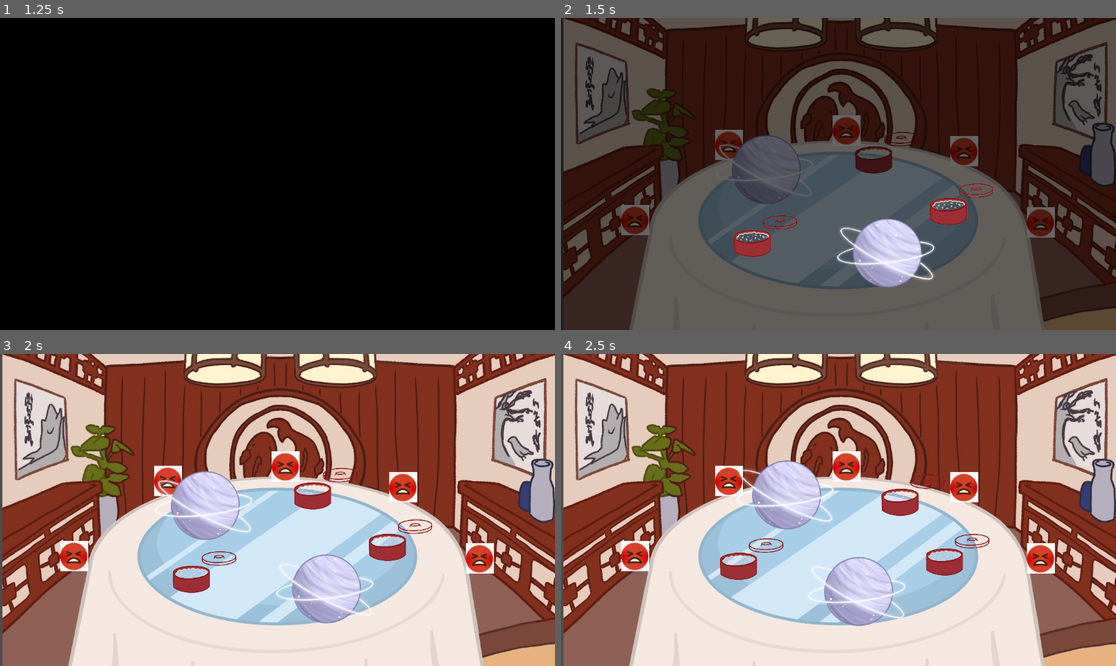
Above: before the commit, frames 1-4 (two rows, left to right).
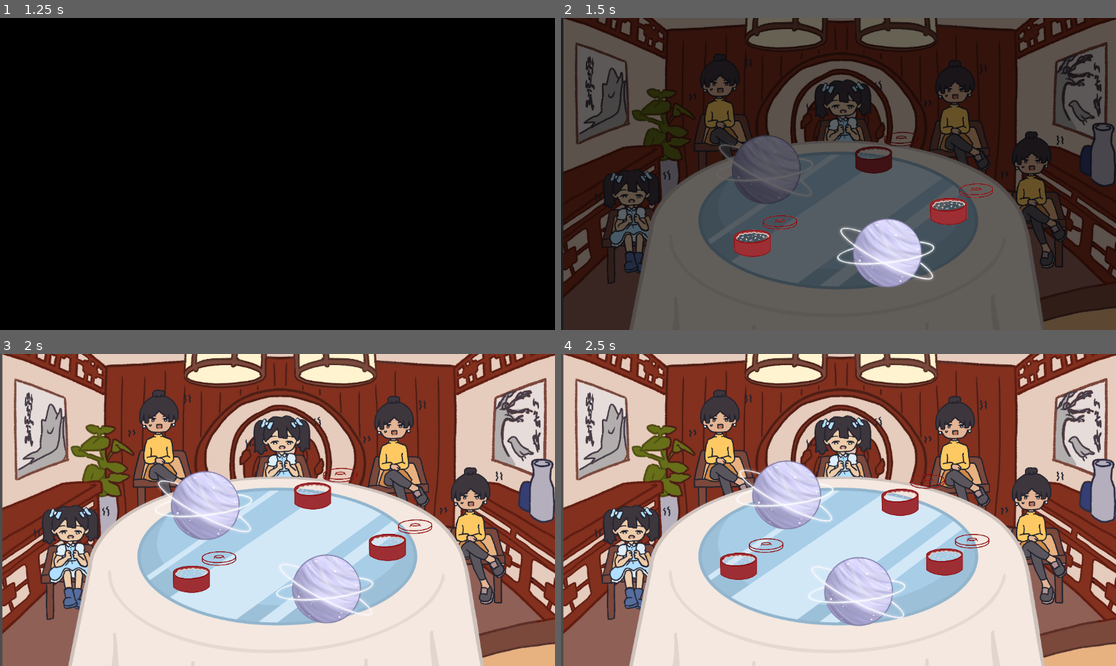
Above: after the commit, the same moments.

Repository: game-dev-besties/lupe_game
Game: Godot game, scene res://scenes/cutscene.tscn
The game is run twice, just before and just after one commit, with the same random seed, the same clock (stepped at 60 frames per second) and the same inputs.
Inputs (mouse positions are in pixels of both pictures, inside the frame that each line leads up to):
- Up to frame 1 (1.25 s): click "SKIP" at 0.5 s
- Up to frame 2 (1.5 s): click "SKIP" at 1.25 s
- Up to frame 3 (2 s): no input
- Up to frame 4 (2.5 s): tap Enter (ui_accept) at 2, 2.27 s; move the mouse to (960, 538) at 2.02 s; hold Right (ui_right) from 2.03 s (still down); click (960, 538) at 2.17 s

Frame 1 is identical in both runs. In frame 2, 8.7% of the frame differs, in the area x 6-92%, y 11-86%; in frame 3, 11%; in frame 4, 11%.

Commit message:
added way to change npc sprites

Diff:
--- a/scenes/NPC.tscn
+++ b/scenes/NPC.tscn
@@ -1,16 +1,92 @@
-[gd_scene load_steps=5 format=3 uid="uid://b6jq0f6yg0wuw"]
+[gd_scene load_steps=11 format=3 uid="uid://b6jq0f6yg0wuw"]
 
-[ext_resource type="Script" uid="uid://c20iiwfaxynah" path="res://scripts/npc.gd" id="1_mhefn"]
-[ext_resource type="Texture2D" uid="uid://ckocik50o6pwf" path="res://assets/neutral.png" id="2_jnjht"]
-[ext_resource type="Texture2D" uid="uid://bf1dcg1iv5e2p" path="res://assets/happy.png" id="3_7pv12"]
-[ext_resource type="Texture2D" uid="uid://y4pwcqo20c1q" path="res://assets/sad.png" id="4_x6c3r"]
+[ext_resource type="Script" path="res://scripts/npc.gd" id="1_mhefn"]
+[ext_resource type="Texture2D" uid="uid://nb76g4oh3qlu" path="res://assets/npc/girl1.png" id="2_bdcwd"]
+[ext_resource type="Texture2D" uid="uid://ksk0j7ukgjct" path="res://assets/npc/girl3.png" id="3_5h8ky"]
+
+[sub_resource type="AtlasTexture" id="AtlasTexture_e3sg1"]
+atlas = ExtResource("2_bdcwd")
+region = Rect2(523, 0, 523, 741)
+
+[sub_resource type="AtlasTexture" id="AtlasTexture_pstnc"]
+atlas = ExtResource("2_bdcwd")
+region = Rect2(0, 0, 523, 741)
+
+[sub_resource type="AtlasTexture" id="AtlasTexture_s88nh"]
+atlas = ExtResource("2_bdcwd")
+region = Rect2(1046, 0, 523, 741)
+
+[sub_resource type="AtlasTexture" id="AtlasTexture_0kijg"]
+atlas = ExtResource("3_5h8ky")
+region = Rect2(556, 0, 556, 1112)
+
+[sub_resource type="AtlasTexture" id="AtlasTexture_slxo7"]
+atlas = ExtResource("3_5h8ky")
+region = Rect2(0, 0, 556, 1112)
+
+[sub_resource type="AtlasTexture" id="AtlasTexture_y3obg"]
+atlas = ExtResource("3_5h8ky")
+region = Rect2(1112, 0, 556, 1112)
+
+[sub_resource type="SpriteFrames" id="SpriteFrames_efvhu"]
+animations = [{
+"frames": [{
+"duration": 1.0,
+"texture": SubResource("AtlasTexture_e3sg1")
+}],
+"loop": true,
+"name": &"girl1_happy",
+"speed": 5.0
+}, {
+"frames": [{
+"duration": 1.0,
+"texture": SubResource("AtlasTexture_pstnc")
+}],
+"loop": true,
+"name": &"girl1_neutral",
+"speed": 1.0
+}, {
+"frames": [{
+"duration": 1.0,
+"texture": SubResource("AtlasTexture_s88nh")
+}],
+"loop": true,
+"name": &"girl1_unhappy",
+"speed": 5.0
+}, {
+"frames": [{
+"duration": 1.0,
+"texture": SubResource("AtlasTexture_0kijg")
+}],
+"loop": true,
+"name": &"girl3_happy",
+"speed": 5.0
+}, {
+"frames": [{
+"duration": 1.0,
+"texture": SubResource("AtlasTexture_slxo7")
+}],
+"loop": true,
+"name": &"girl3_neutral",
+"speed": 5.0
+}, {
+"frames": [{
+"duration": 1.0,
+"texture": SubResource("AtlasTexture_y3obg")
+}],
+"loop": true,
+"name": &"girl3_unhappy",
+"speed": 5.0
+}]
 
 [node name="NPC" type="Node2D"]
-z_index = -2
+z_index = -1001
 z_as_relative = false
 script = ExtResource("1_mhefn")
-neutral_texture = ExtResource("2_jnjht")
-happy_texture = ExtResource("3_7pv12")
-unhappy_texture = ExtResource("4_x6c3r")
 
 [node name="Sprite2D" type="Sprite2D" parent="."]
+
+[node name="AnimatedSprite2D" type="AnimatedSprite2D" parent="."]
+scale = Vector2(0.4, 0.4)
+sprite_frames = SubResource("SpriteFrames_efvhu")
+animation = &"girl1_happy"
--- a/scenes/cutscene.tscn
+++ b/scenes/cutscene.tscn
@@ -125,9 +125,9 @@
 
 [sub_resource type="AnimationLibrary" id="AnimationLibrary_pduvj"]
 _data = {
-&"Cutscene1": SubResource("Animation_sp6f6"),
-&"RESET": SubResource("Animation_ho0y6"),
-&"stop": SubResource("Animation_kie4y")
+"Cutscene1": SubResource("Animation_sp6f6"),
+"RESET": SubResource("Animation_ho0y6"),
+"stop": SubResource("Animation_kie4y")
 }
 
 [sub_resource type="Animation" id="Animation_pk0x4"]
@@ -203,9 +203,9 @@
 
 [sub_resource type="AnimationLibrary" id="AnimationLibrary_ljsqd"]
 _data = {
-&"RESET": SubResource("Animation_pk0x4"),
-&"fade_in": SubResource("Animation_i0p51"),
-&"fade_out": SubResource("Animation_d6meh")
+"RESET": SubResource("Animation_pk0x4"),
+"fade_in": SubResource("Animation_i0p51"),
+"fade_out": SubResource("Animation_d6meh")
 }
 
 [node name="cutscene" type="Node2D"]
@@ -239,7 +239,7 @@
 
 [node name="AnimationPlayer" type="AnimationPlayer" parent="."]
 libraries = {
-&"": SubResource("AnimationLibrary_pduvj")
+"": SubResource("AnimationLibrary_pduvj")
 }
 
 [node name="Characters" type="Node2D" parent="."]
@@ -261,7 +261,7 @@
 
 [node name="AnimationPlayer" type="AnimationPlayer" parent="Transition"]
 libraries = {
-&"": SubResource("AnimationLibrary_ljsqd")
+"": SubResource("AnimationLibrary_ljsqd")
 }
 
 [node name="Skip" type="Button" parent="."]
--- a/scenes/game.tscn
+++ b/scenes/game.tscn
@@ -80,9 +80,9 @@
 
 [sub_resource type="AnimationLibrary" id="AnimationLibrary_ljsqd"]
 _data = {
-&"RESET": SubResource("Animation_pk0x4"),
-&"fade_in": SubResource("Animation_i0p51"),
-&"fade_out": SubResource("Animation_d6meh")
+"RESET": SubResource("Animation_pk0x4"),
+"fade_in": SubResource("Animation_i0p51"),
+"fade_out": SubResource("Animation_d6meh")
 }
 
 [node name="Game" type="Node2D"]
@@ -123,7 +123,7 @@
 position = Vector2(573, 378)
 
 [node name="Background" type="Sprite2D" parent="."]
-z_index = -1001
+z_index = -1002
 position = Vector2(576, 384)
 scale = Vector2(0.516487, 0.516487)
 texture = ExtResource("5_iywne")
@@ -139,5 +139,5 @@
 
 [node name="AnimationPlayer" type="AnimationPlayer" parent="Transition"]
 libraries = {
-&"": SubResource("AnimationLibrary_ljsqd")
+"": SubResource("AnimationLibrary_ljsqd")
 }
--- a/scripts/npc.gd
+++ b/scripts/npc.gd
@@ -1,23 +1,29 @@
 class_name NPC
 extends Node2D
 
-@export var neutral_texture: Texture2D
-@export var happy_texture: Texture2D
-@export var unhappy_texture: Texture2D
+#@export var neutral_texture: Texture2D
+#@export var happy_texture: Texture2D
+#@export var unhappy_texture: Texture2D
 
 const MAX_SATIATION = 10
 var satiation: int = 0
 var desired_item_name: String
 var placement_angle: float
 var consumption_timer: float
+var happy_animation: String
+var neutral_animation: String
+var unhappy_animation: String
 
-@onready var sprite: Sprite2D = $Sprite2D
+@onready var sprite: AnimatedSprite2D = $AnimatedSprite2D
 
 func init(data: Dictionary):
 	self.name = data.get("name", "NPC")
 	self.desired_item_name = data.get("desire", "")
 	self.consumption_timer = data.get("timer", 1.0)
 	self.satiation = data.get("satiation", 0)
+	happy_animation = self.name + "_happy"
+	neutral_animation = self.name + "_neutral"
+	unhappy_animation = self.name + "_unhappy"
 
 func _ready():
 	update_emotion()
@@ -30,16 +36,16 @@
 
 func react(is_correct_dish: bool):
 	if is_correct_dish:
-		sprite.texture = happy_texture
+		sprite.play(happy_animation)
 		print(name + " is happy!")
 	else:
-		sprite.texture = unhappy_texture
+		sprite.play(unhappy_animation)
 		print(name + " is unhappy!")
 
 func update_emotion():
 	if satiation >= MAX_SATIATION:
-		sprite.texture = happy_texture
+		sprite.play(happy_animation)
 	elif satiation > 0:
-		sprite.texture = neutral_texture
+		sprite.play(neutral_animation)
 	else:
-		sprite.texture = unhappy_texture
+		sprite.play(unhappy_animation)
--- a/scripts/spinningthing.gd
+++ b/scripts/spinningthing.gd
@@ -28,11 +28,11 @@
 	{"texture": preload("res://assets/canvas.png"), "scale": 0.3, "item_name": "rice", "quantity": 3},
 ]
 var npc_desires = [
-	{"name": "npc1", "desire": "rice", "timer": 5},
-	{"name": "npc2", "desire": "rice", "timer": 1.5},
-	{"name": "npc3", "desire": "rice", "timer": 5},
-	{"name": "npc4", "desire": "rice", "timer": 1.5},
-	{"name": "npc4", "desire": "rice", "timer": 1.5},
+	{"name": "girl1", "desire": "rice", "timer": 5},
+	{"name": "girl3", "desire": "rice", "timer": 1.5},
+	{"name": "girl1", "desire": "rice", "timer": 5},
+	{"name": "girl3", "desire": "rice", "timer": 1.5},
+	{"name": "girl3", "desire": "rice", "timer": 1.5},
 ]
 
 func _ready():
Renamed: assets/npc/girl.png -> assets/npc/girl1.png
Not shown, added: assets/npc/girl1.png.import
Binary file added: assets/npc/girl2.png
Not shown, changed: assets/npc/girl2.png.import
Binary file added: assets/npc/girl3.png
Not shown, added: assets/npc/girl3.png.import
Not shown: 1 places in scenes/cutscene.tscn that only renumber resources
Not shown: 1 places in scenes/game.tscn that only renumber resources
